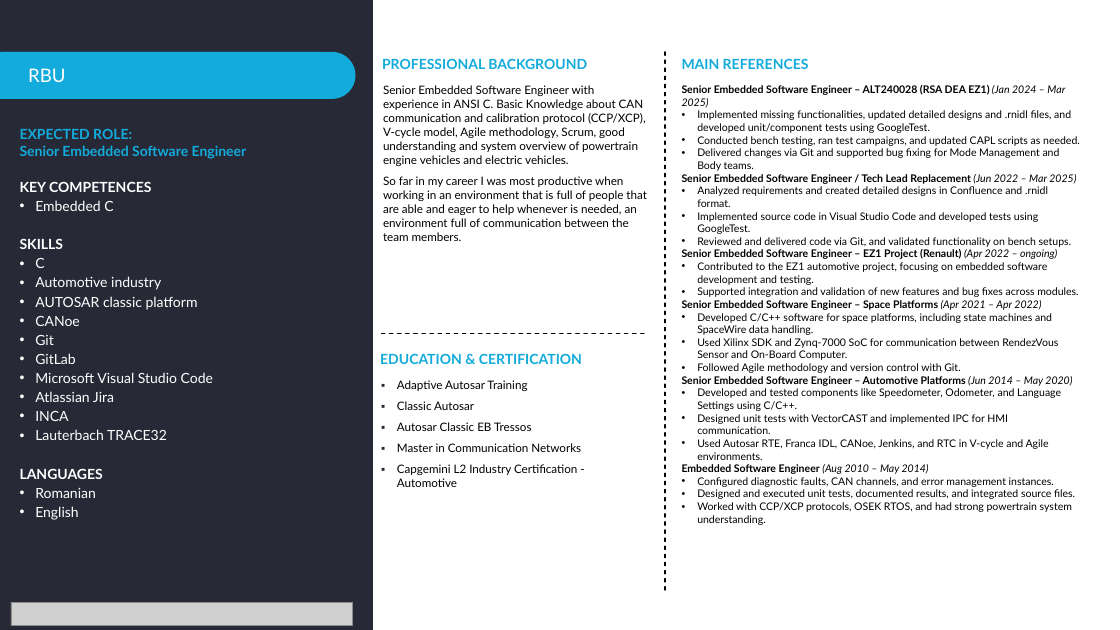
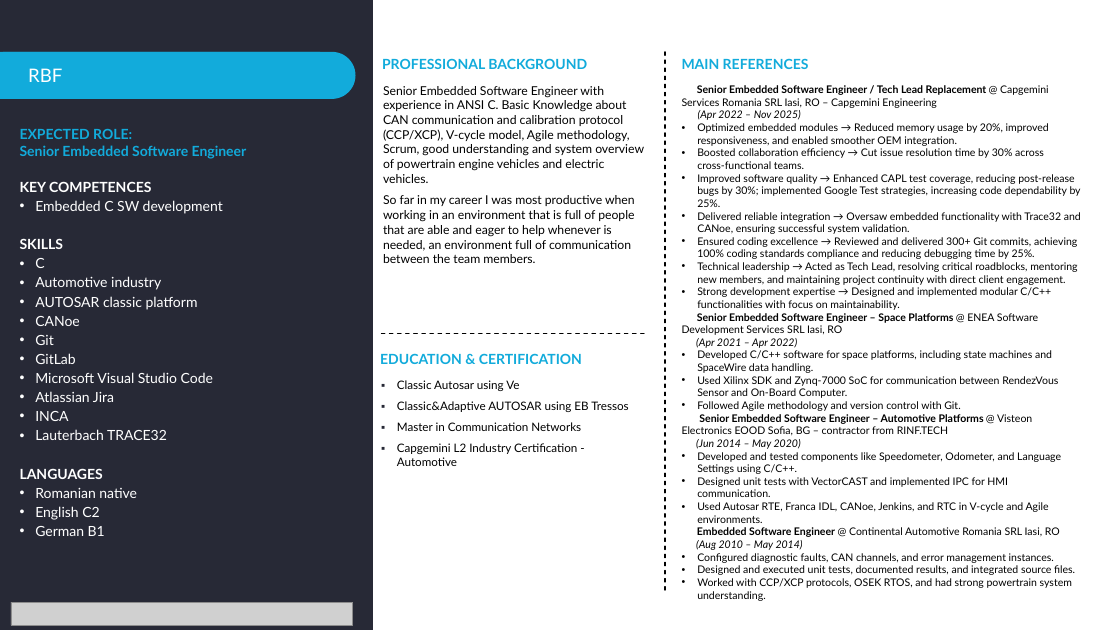
Before and after one commit to nubicu/TRADING, a slide deck: slide 1 of CV/RBU_v2.pptx. Drawn at 1120x630 pixels with LibreOffice and Linux fonts; fonts in the diff are those of the drawing; grey boxes stand for pictures. Boxes give left, top, right and bottom in pixels: in the first picture for what was removed or moved away, otherwise in the second. Text is boxed around its words. In the diff, an @@ line names an element or a change of style, - is before the commit and + after.

```diff
--- a/CV/RBU_v2.pptx
+++ b/CV/RBU_v2.pptx
@@ text in round same rect at <box>28,68,62,82</box>: text changed @@
-RBU
+RBF
@@ text "Senior Embedded Software Engineer with ..." at <box>383,86,644,263</box>: size 10 to 10.5 pt @@
@@ text at <box>682,85,1081,348</box>: text changed @@
-Senior Embedded Software Engineer – ALT240028 (RSA DEA EZ1) (Jan 2024 – Mar 2025)
-• Implemented missing functionalities, updated detailed designs and .rnidl files, and developed unit/component tests using GoogleTest.
-• Conducted bench testing, ran test campaigns, and updated CAPL scripts as needed.
-• Delivered changes via Git and supported bug fixing for Mode Management and Body teams.
-Senior Embedded Software Engineer / Tech Lead Replacement (Jun 2022 – Mar 2025)
-• Analyzed requirements and created detailed designs in Confluence and .rnidl format.
-• Implemented source code in Visual Studio Code and developed tests using GoogleTest.
-• Reviewed and delivered code via Git, and validated functionality on bench setups.
-Senior Embedded Software Engineer – EZ1 Project (Renault) (Apr 2022 – ongoing)
-• Contributed to the EZ1 automotive project, focusing on embedded software development and testing.
-• Supported integration and validation of new features and bug fixes across modules.
-Senior Embedded Software Engineer – Space Platforms (Apr 2021 – Apr 2022)
+Senior Embedded Software Engineer / Tech Lead Replacement @ Capgemini Services Romania SRL Iasi, RO – Capgemini Engineering
+(Apr 2022 – Nov 2025)
+• Optimized embedded modules → Reduced memory usage by 20%, improved responsiveness, and enabled smoother OEM integration.
+• Boosted collaboration efficiency → Cut issue resolution time by 30% across cross‑functional teams.
+• Improved software quality → Enhanced CAPL test coverage, reducing post‑release bugs by 30%; implemented Google Test strategies, increasing code dependability by 25%.
+• Delivered reliable integration → Oversaw embedded functionality with Trace32 and CANoe, ensuring successful system validation.
+• Ensured coding excellence → Reviewed and delivered 300+ Git commits, achieving 100% coding standards compliance and reducing debugging time by 25%.
+• Technical leadership → Acted as Tech Lead, resolving critical roadblocks, mentoring new members, and maintaining project continuity with direct client engagement.
+• Strong development expertise → Designed and implemented modular C/C++ functionalities with focus on maintainability.
+Senior Embedded Software Engineer – Space Platforms @ ENEA Software Development Services SRL Iasi, RO
+(Apr 2021 – Apr 2022)
@@ text at <box>35,200,223,214</box>: text changed @@
-• Embedded C
+• Embedded C SW development
@@ text at <box>397,380,628,412</box>: text changed @@
-    ▪ Adaptive Autosar Training
-    ▪ Classic Autosar
-    ▪ Autosar Classic EB Tressos
+    ▪ Classic Autosar using Ve
+    ▪ Classic&Adaptive AUTOSAR using EB Tressos
@@ text at <box>682,414,1032,449</box>: text changed; bold off @@
-Senior Embedded Software Engineer – Automotive Platforms (Jun 2014 – May 2020)
+Senior Embedded Software Engineer – Automotive Platforms @ Visteon Electronics EOOD Sofia, BG – contractor from RINF.TECH
+(Jun 2014 – May 2020)
@@ text at <box>35,488,137,536</box>: text changed @@
-• Romanian
-• English
+• Romanian native
+• English C2
+• German B1
@@ text at <box>696,527,1060,550</box>: text changed; bold off @@
-Embedded Software Engineer (Aug 2010 – May 2014)
+Embedded Software Engineer @ Continental Automotive Romania SRL Iasi, RO
+(Aug 2010 – May 2014)
```
Also in this commit, not shown: 12 other files.
